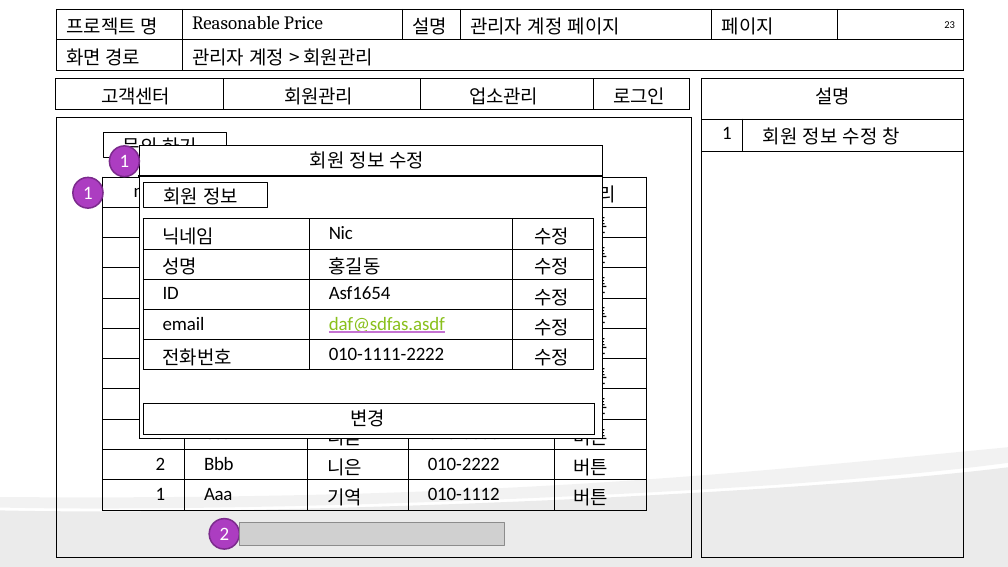
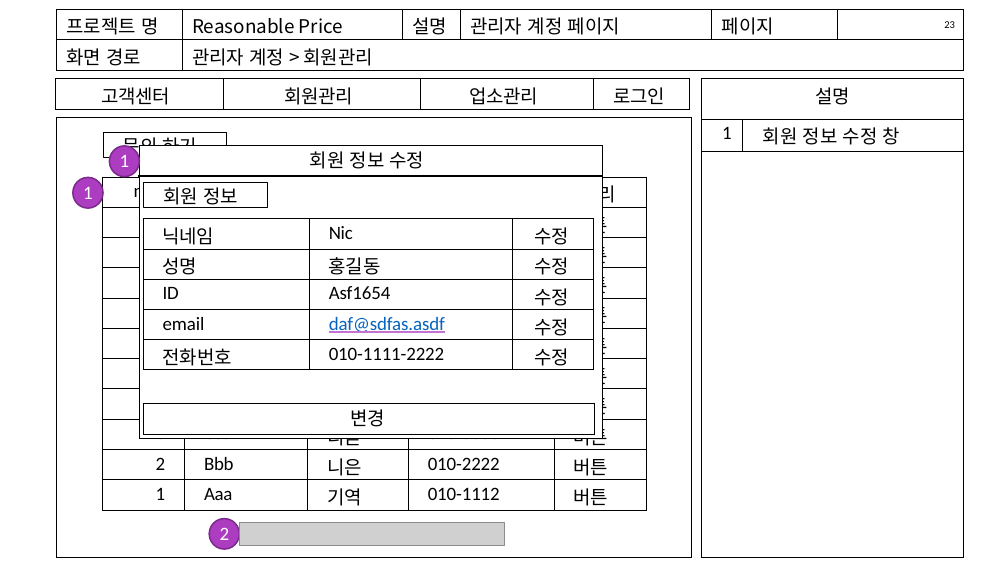
Before and after one commit to kjayvam/HTML, a slide deck: slide 27 of project/ppt/김영민_화면설계.pptx. Drawn at 1008x567 pixels with LibreOffice and Linux fonts; fonts in the diff are those of the drawing; grey boxes stand for pictures. Boxes give left, top, right and bottom in pixels: in the first picture for what was removed or moved away, otherwise in the second. Text is boxed around its words. In the diff, an @@ line names an element or a change of style, - is before the commit and + after.

```diff
--- a/project/ppt/김영민_화면설계.pptx
+++ b/project/ppt/김영민_화면설계.pptx
@@ table at bbox=[56, 9, 963, 279] @@
@@ font Cambria to Noto Sans CJK KR in "Reasonable Price" @@
@@ table at bbox=[143, 219, 594, 374] @@
@@ text colour #89C01C to #0563C1 in "daf@sdfas.asdf" @@
@@ freeform shape removed at bbox=[0, 447, 1008, 567] @@
@@ freeform shape removed at bbox=[0, 468, 1008, 567] @@
```
Also in this commit, not shown: 28 other slides changed, 11 other files.
